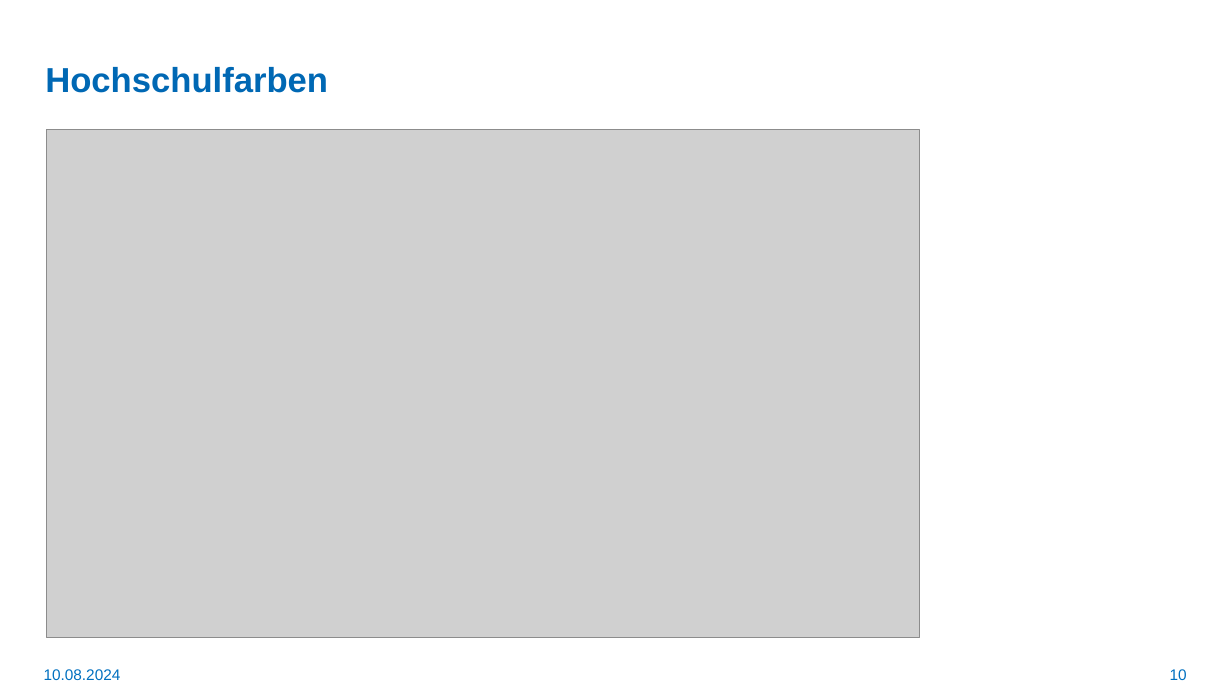
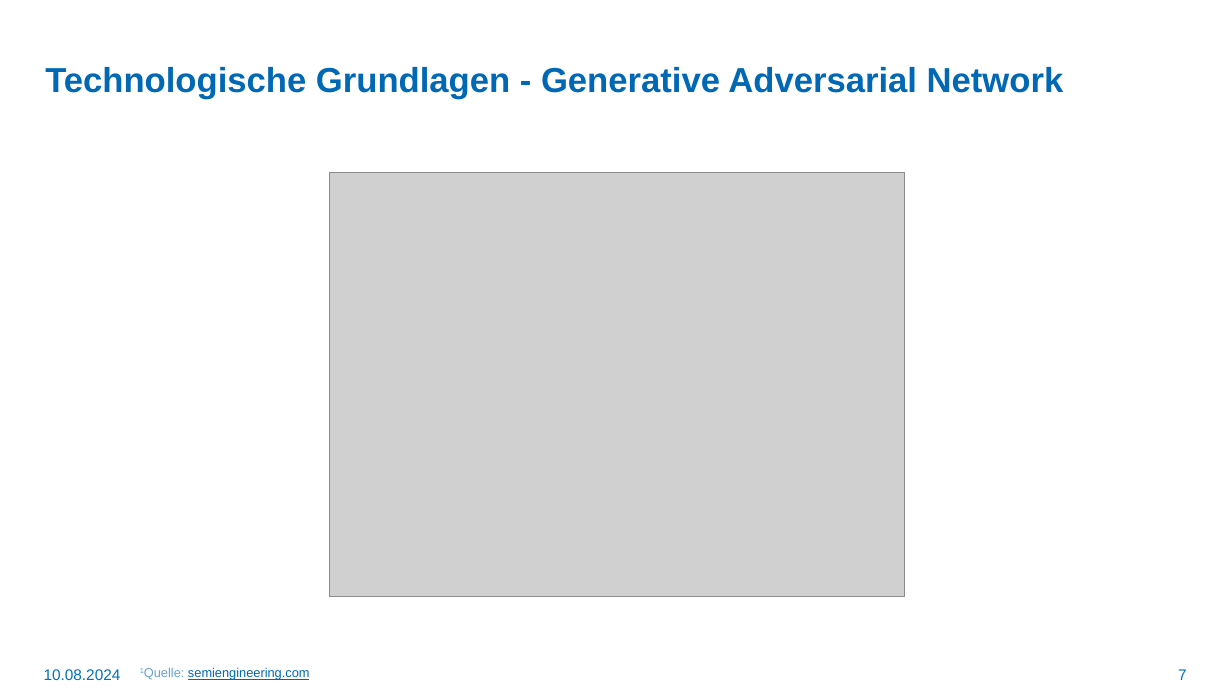
Before and after one commit to LetsDrinkSomeTea/ProjektArbeit, a slide deck: slide 7 of Praesentationen/Video-Deepfakes.pptx (slide 10 before the commit). Drawn at 1232x693 pixels with LibreOffice and Linux fonts; fonts in the diff are those of the drawing; grey boxes stand for pictures; background and template pictures are left out. Boxes give left, top, right and bottom in pixels: in the first picture for what was removed or moved away, otherwise in the second. Text is boxed around its words. In the diff, an @@ line names an element or a change of style, - is before the commit and + after.

```diff
--- a/Praesentationen/Video-Deepfakes.pptx
+++ b/Praesentationen/Video-Deepfakes.pptx
@@ title at box(45, 67, 1064, 99): text changed @@
-Hochschulfarben
+Technologische Grundlagen - Generative Adversarial Network
@@ picture: place and size @@
-picture at box(46, 129, 920, 637)
+picture at box(329, 173, 904, 597)
@@ text added at box(188, 667, 310, 680), 10 pt, text #0068B4, underline @@
+1Quelle: semiengineering.com
@@ page number at box(1178, 669, 1187, 680): text changed @@
-10
+7
```
Also in this commit, not shown: 8 other slides changed, 2 slides added, 2 other files.
